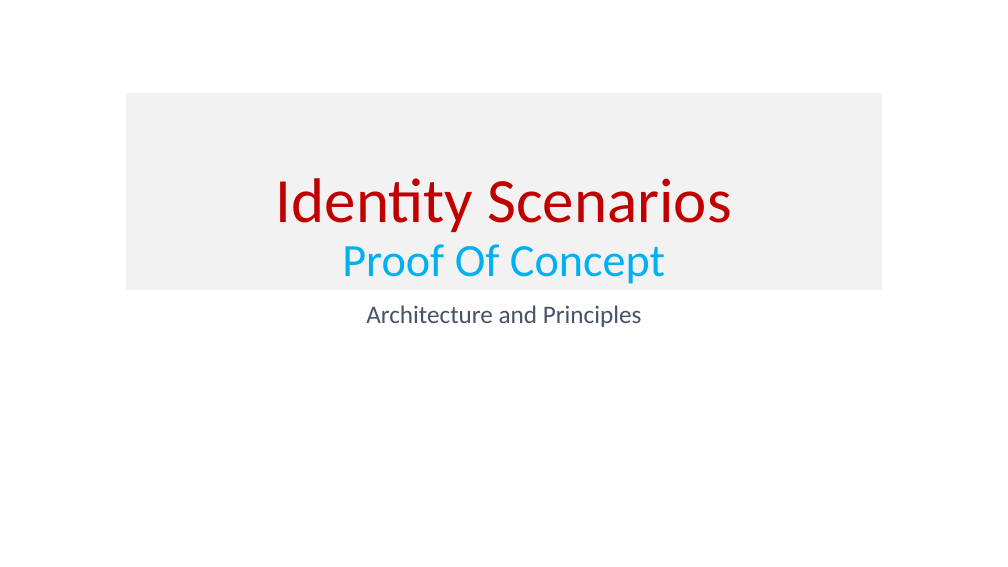
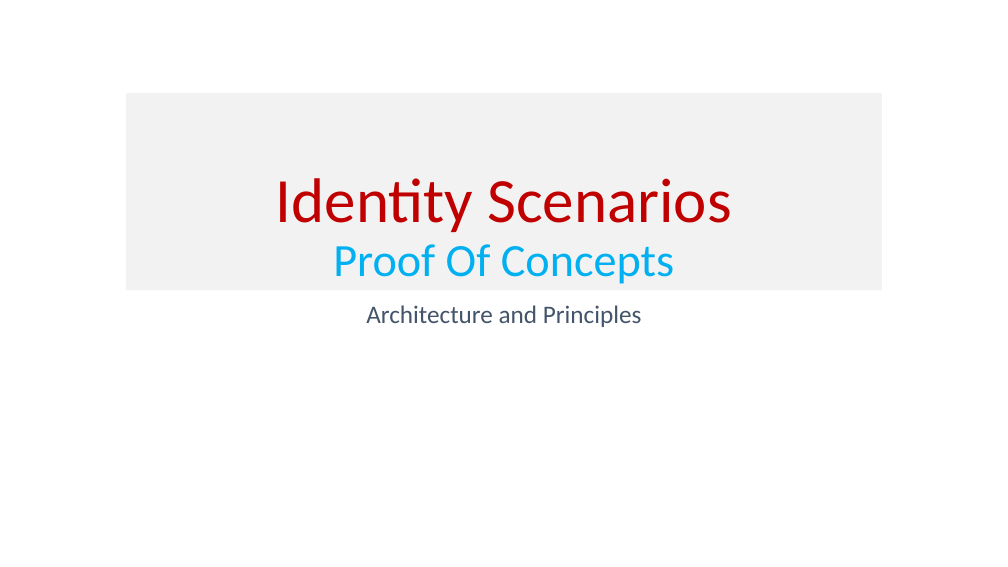
Before and after one commit to AvyanConsultingCorp/identity-pocs, a slide deck: slide 1 of Documents/NBME Identity Scenarios.pptx. Drawn at 1008x567 pixels with LibreOffice and Linux fonts; fonts in the diff are those of the drawing. Boxes give left, top, right and bottom in pixels: in the first picture for what was removed or moved away, otherwise in the second. Text is boxed around its words. In the diff, an @@ line names an element or a change of style, - is before the commit and + after.

```diff
--- a/Documents/NBME Identity Scenarios.pptx
+++ b/Documents/NBME Identity Scenarios.pptx
@@ title at box(276, 178, 731, 284): text changed @@
-Identity Scenarios
-Proof Of Concept
+Identity Scenarios
+Proof Of Concepts
```
Also in this commit, not shown: 1 other slide changed, 1 slide added.
